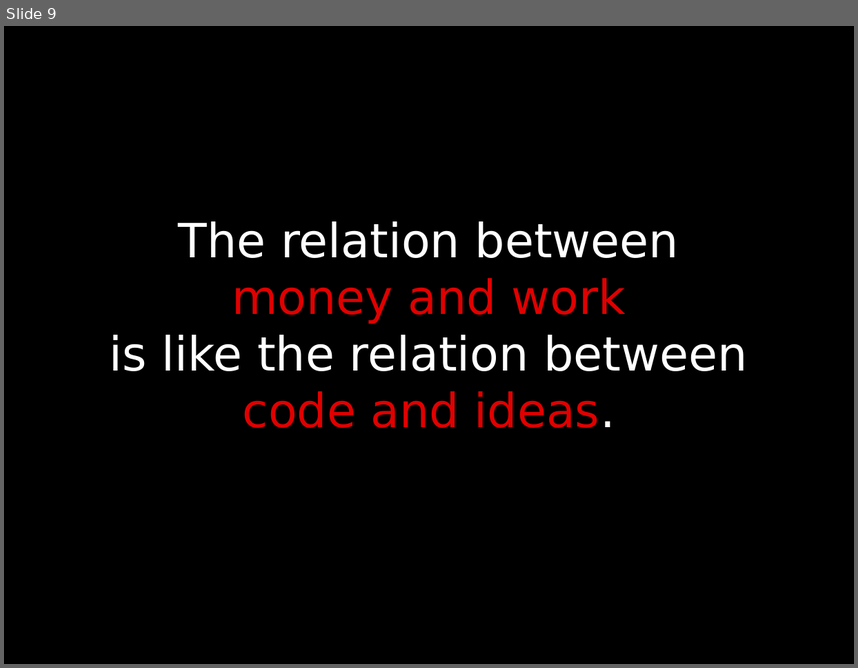
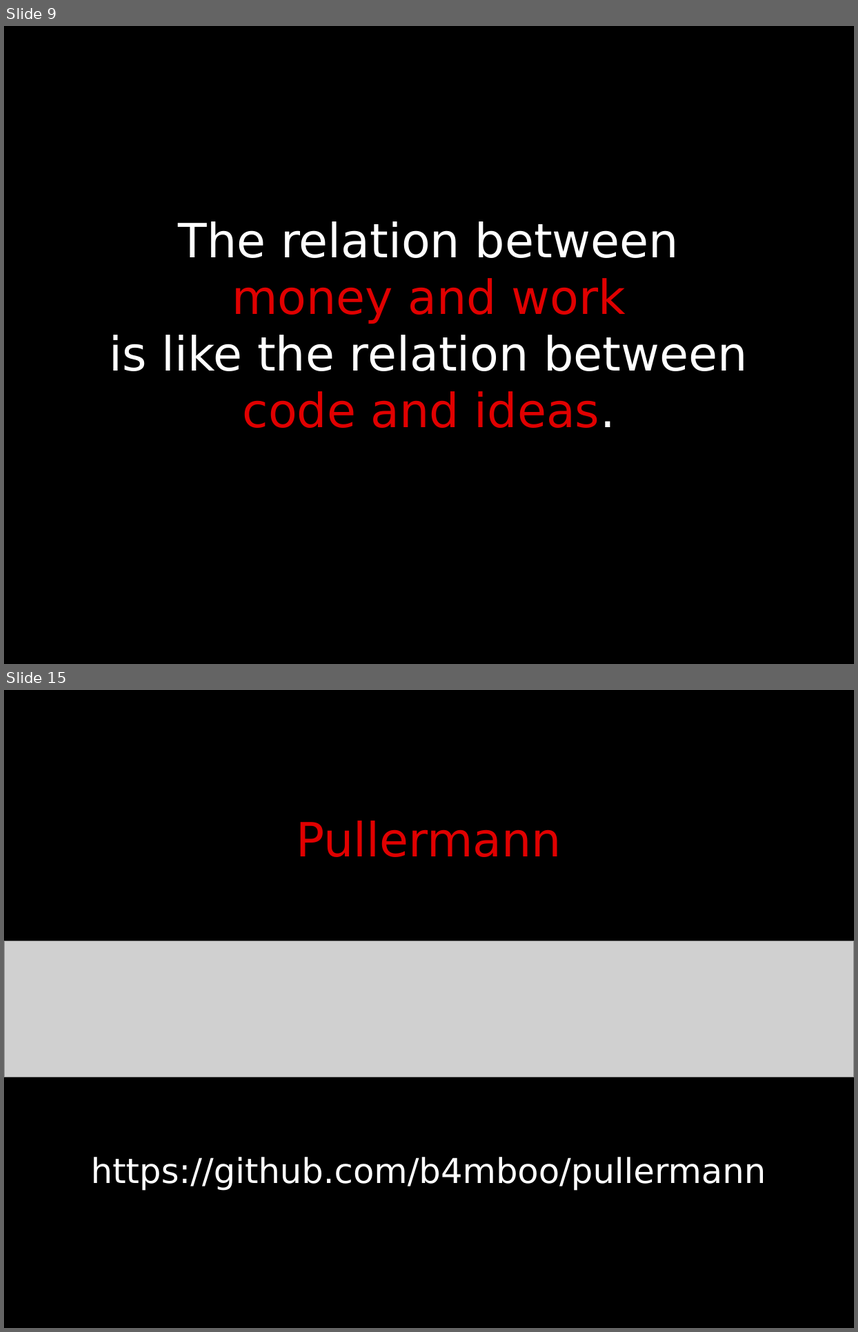
Before and after one commit to b4mboo/slides, a slide deck: general/open_source_tools_2012-08-19.odp. Shown one above the other, each under a label of ours: slide 9 before the commit, slides 9 and 15 after it; the slides between them are not shown. The pictures are 858x668 and 858x1332 pixels, drawn with LibreOffice and Linux fonts; fonts in the diff are those of the drawing; grey boxes stand for pictures. Boxes give left, top, right and bottom in pixels: in the first picture for what was removed or moved away, otherwise in the second. Text is boxed around its words. In the diff, an @@ line names an element or a change of style, - is before the commit and + after.

```diff
--- a/general/open_source_tools_2012-08-19.odp
+++ b/general/open_source_tools_2012-08-19.odp
@@ slide 15 added at bbox=[4, 690, 854, 1328], background #FFFFFF; not listed: 1 template element that a slide beside it also shows @@
@@ subtitle added at bbox=[91, 820, 766, 1190], 32 pt, text #FFFFFF @@
+Pullermann
+https://github.com/b4mboo/pullermann
@@ picture added at bbox=[4, 940, 854, 1077] @@
```
Also in this commit, not shown: 19 other slides added, 10 other files.
